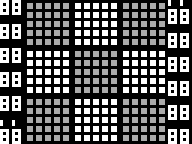
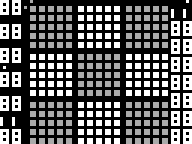
Two versions of the same layered image (w=192, h=144). Layer-by-layer changes:
painted on "foreground" over [0, 0, 192, 144]
